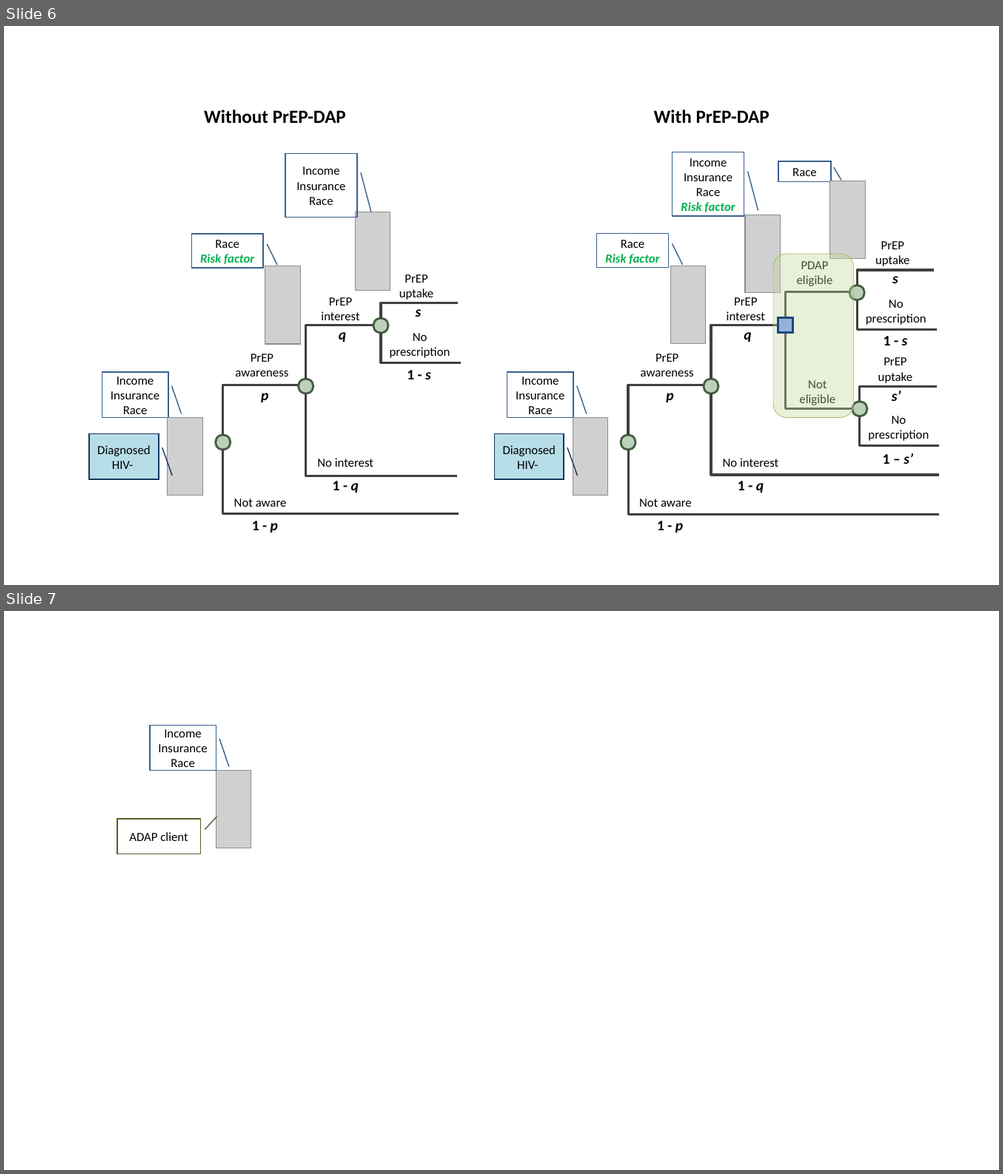
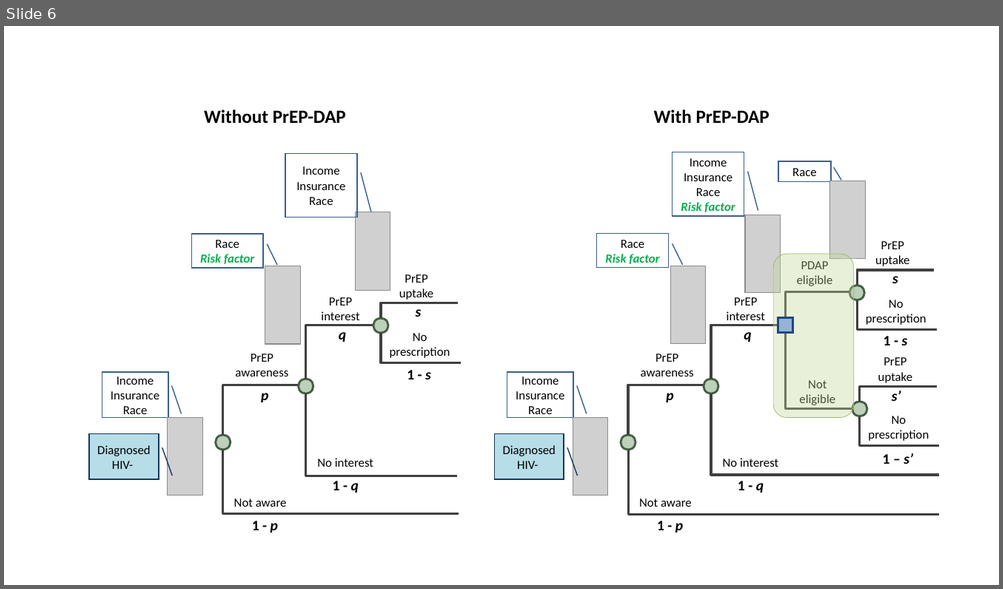
Before and after one commit to syzoekao/EpiModelCEA-presentation, a slide deck: _book/figures/WHAMP_FlowDiagram.pptx. Shown one above the other, each under a label of ours: slides 6 and 7 before the commit, slide 6 after it. The pictures are 1003x1174 and 1003x589 pixels, drawn with LibreOffice and Linux fonts; fonts in the diff are those of the drawing; grey boxes stand for pictures. Boxes give left, top, right and bottom in pixels: in the first picture for what was removed or moved away, otherwise in the second. Text is boxed around its words. In the diff, an @@ line names an element or a change of style, - is before the commit and + after.

```diff
--- a/_book/figures/WHAMP_FlowDiagram.pptx
+++ b/_book/figures/WHAMP_FlowDiagram.pptx
@@ slide 7 removed at <box>4,611,999,1170</box>, background #FFFFFF @@
@@ border callout removed at <box>150,725,216,771</box> @@
-Income
-Insurance
-Race
@@ picture removed at <box>216,771,251,849</box> @@
@@ border callout removed at <box>117,819,201,854</box> @@
-ADAP client
```
Also in this commit, not shown: 1 other slide removed, 50 other files.
